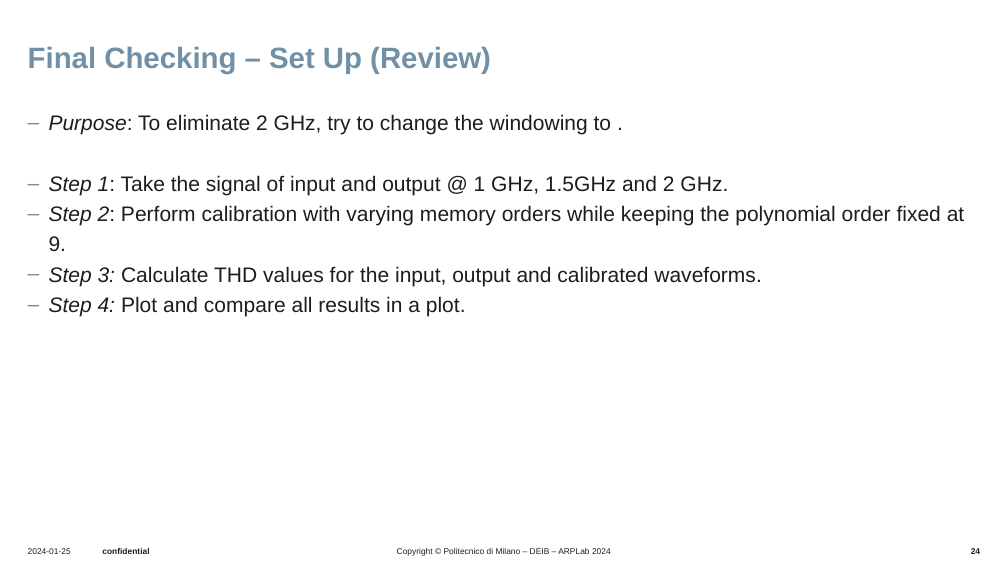
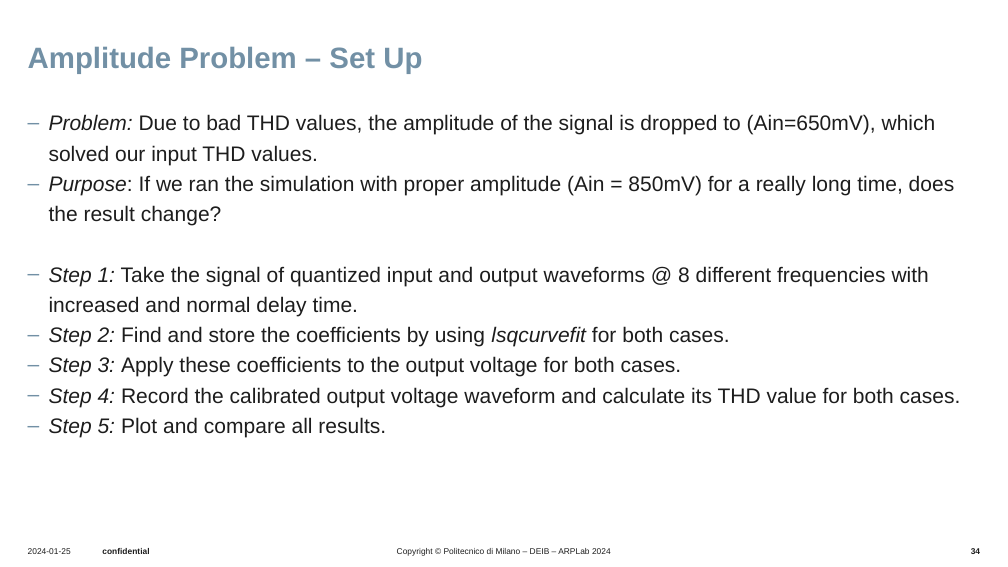
Before and after one commit to UseProxy305/thesisWork, a slide deck: slide 34 of Presentations/presentation6_2_oct/20251002_bi.pptx (slide 24 before the commit). Drawn at 1008x567 pixels with LibreOffice and Linux fonts; fonts in the diff are those of the drawing; background and template pictures are left out. Boxes give left, top, right and bottom in pixels: in the first picture for what was removed or moved away, otherwise in the second. Text is boxed around its words. In the diff, an @@ line names an element or a change of style, - is before the commit and + after.

Commit message:
Amplitude testing document is added.

```diff
--- a/Presentations/presentation6_2_oct/20251002_bi.pptx
+++ b/Presentations/presentation6_2_oct/20251002_bi.pptx
@@ title at (28, 46, 422, 74): text changed @@
-Final Checking – Set Up (Review)
+Amplitude Problem – Set Up
@@ text at (49, 114, 961, 437): text changed @@
-‒ Purpose: To eliminate 2 GHz, try to change the windowing to .
-‒ Step 1: Take the signal of input and output @ 1 GHz, 1.5GHz and 2 GHz.
-‒ Step 2: Perform calibration with varying memory orders while keeping the polynomial order fixed at 9.
-‒ Step 3: Calculate THD values for the input, output and calibrated waveforms.
-‒ Step 4: Plot and compare all results in a plot.
+‒ Problem: Due to bad THD values, the amplitude of the signal is dropped to (Ain=650mV), which solved our input THD values.
+‒ Purpose: If we ran the simulation with proper amplitude (Ain = 850mV) for a really long time, does the result change?
+‒ Step 1: Take the signal of quantized input and output waveforms @ 8 different frequencies with increased and normal delay time.
+‒ Step 2: Find and store the coefficients by using lsqcurvefit for both cases.
+‒ Step 3: Apply these coefficients to the output voltage for both cases.
+‒ Step 4: Record the calibrated output voltage waveform and calculate its THD value for both cases.
+‒ Step 5: Plot and compare all results.
```
Also in this commit, not shown: 13 other slides changed, 11 slides added, 32 slides removed, 13 other files.
